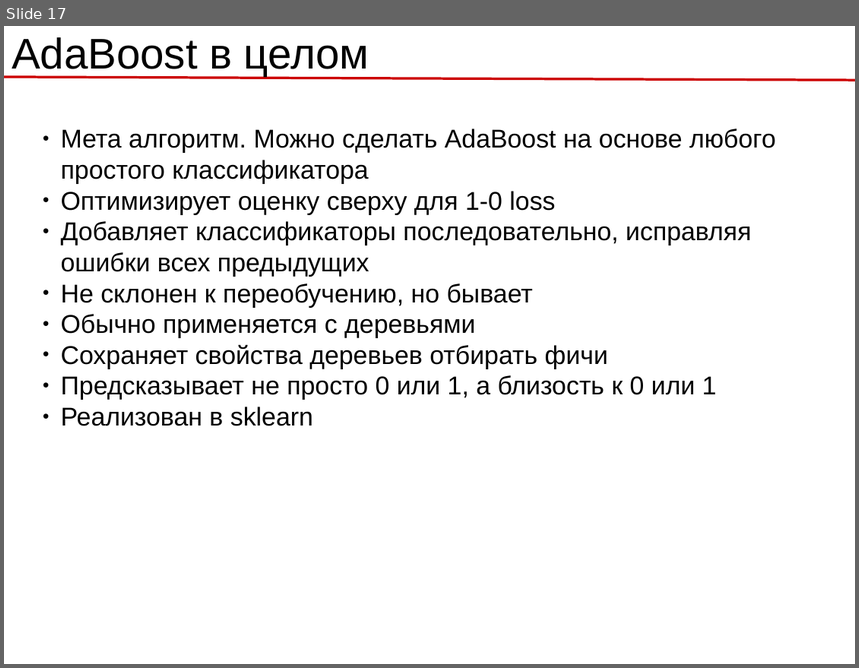
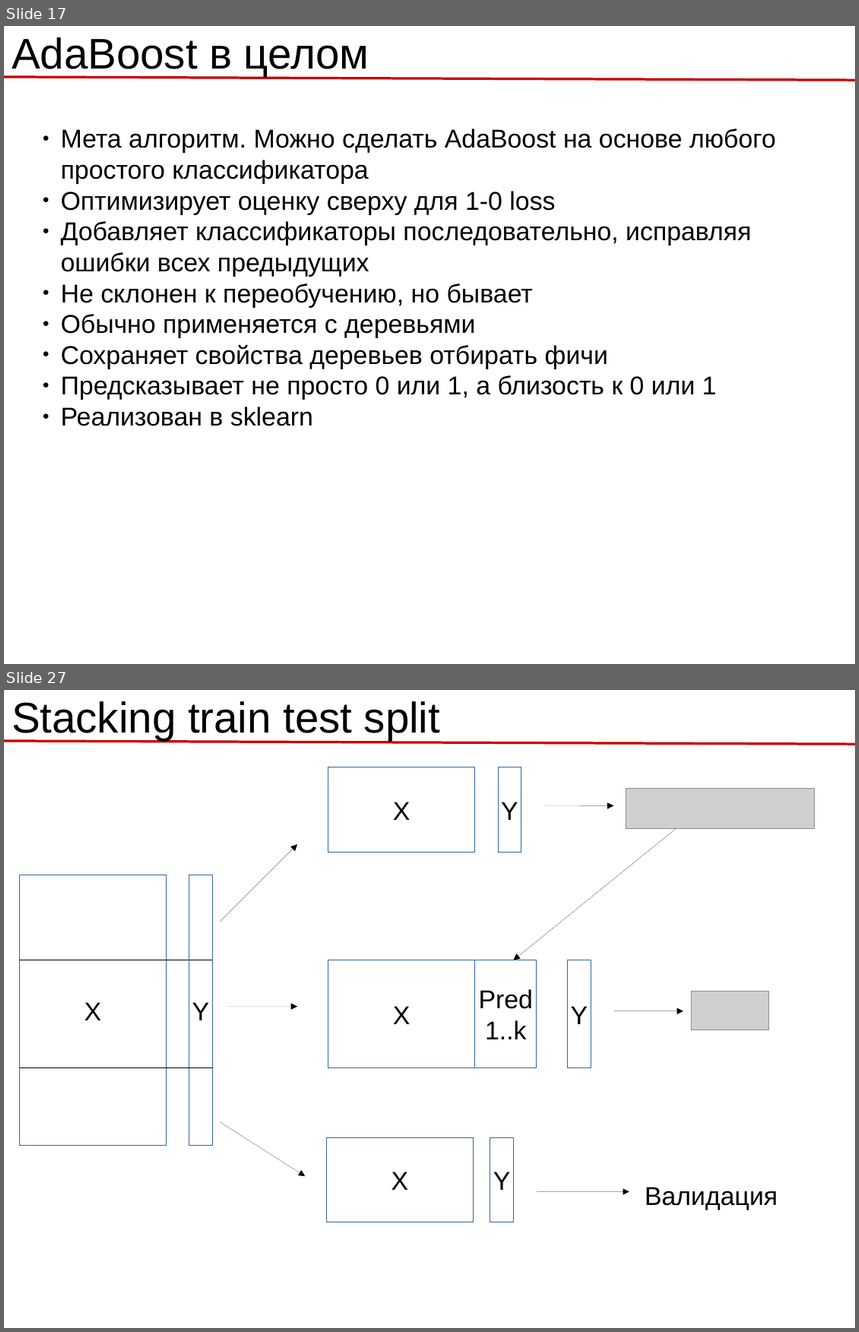
Before and after one commit to rykachevskiy/239, a slide deck: 5.Ensembles/5.2.Ensembles.odp. Shown one above the other, each under a label of ours: slide 17 before the commit, slides 17 and 27 after it; the slides between them are not shown. The pictures are 859x668 and 859x1332 pixels, drawn with LibreOffice and Linux fonts; fonts in the diff are those of the drawing; grey boxes stand for pictures. Boxes give left, top, right and bottom in pixels: in the first picture for what was removed or moved away, otherwise in the second. Text is boxed around its words. In the diff, an @@ line names an element or a change of style, - is before the commit and + after.

```diff
--- a/5.Ensembles/5.2.Ensembles.odp
+++ b/5.Ensembles/5.2.Ensembles.odp
@@ slide 27 added at [4,690,855,1328], background #FFFFFF; not listed: 1 template element that a slide beside it also shows @@
@@ title added at [12,701,440,741], 40 pt, text #000000 @@
+Stacking train test split
@@ rectangle added at [329,768,475,852], outline #3465A4 0 pt, 24 pt, text #000000 @@
+X
@@ rectangle added at [498,768,522,852], outline #3465A4 0 pt, 24 pt, text #000000 @@
+Y
@@ picture added at [626,788,815,829] @@
@@ arrow added from (544, 806) to (614, 806), #000000 0 pt @@
@@ arrow added from (221, 922) to (297, 844), #000000 0 pt @@
@@ arrow added from (676, 829) to (514, 961), #000000 0 pt @@
@@ rectangle added at [19,875,166,1146], outline #3465A4 0 pt, 24 pt, text #000000 @@
+X
@@ rectangle added at [189,875,212,1146], outline #3465A4 0 pt, 24 pt, text #000000 @@
+Y
@@ line added from (19, 961) to (212, 961), #000000 0 pt @@
@@ rectangle added at [329,961,475,1068], outline #3465A4 0 pt, 24 pt, text #000000 @@
+X
@@ rectangle added at [475,961,537,1068], outline #3465A4 0 pt, 24 pt, text #000000 @@
+Pred
+1..k
@@ rectangle added at [568,961,591,1068], outline #3465A4 0 pt, 24 pt, text #000000 @@
+Y
@@ arrow added from (228, 1007) to (297, 1007), #000000 0 pt @@
@@ picture added at [692,992,769,1030] @@
@@ arrow added from (614, 1011) to (683, 1011), #000000 0 pt @@
@@ line added from (19, 1068) to (212, 1068), #000000 0 pt @@
@@ arrow added from (221, 1122) to (305, 1176), #000000 0 pt @@
@@ rectangle added at [327,1138,474,1223], outline #3465A4 0 pt, 24 pt, text #000000 @@
+X
@@ rectangle added at [490,1138,514,1223], outline #3465A4 0 pt, 24 pt, text #000000 @@
+Y
@@ text added at [645,1187,778,1211], 24 pt, text #000000 @@
+Валидация
@@ arrow added from (537, 1192) to (629, 1192), #000000 0 pt @@
```
Also in this commit, not shown: 1 slide changed, 13 other slides added, 2 slides removed, 4 other files.
